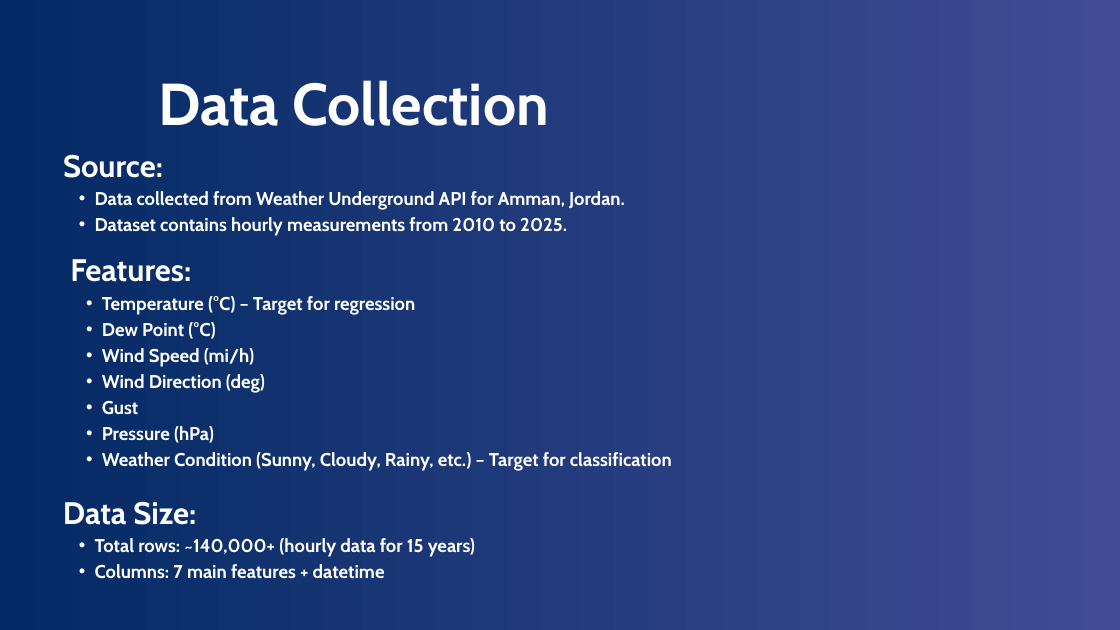
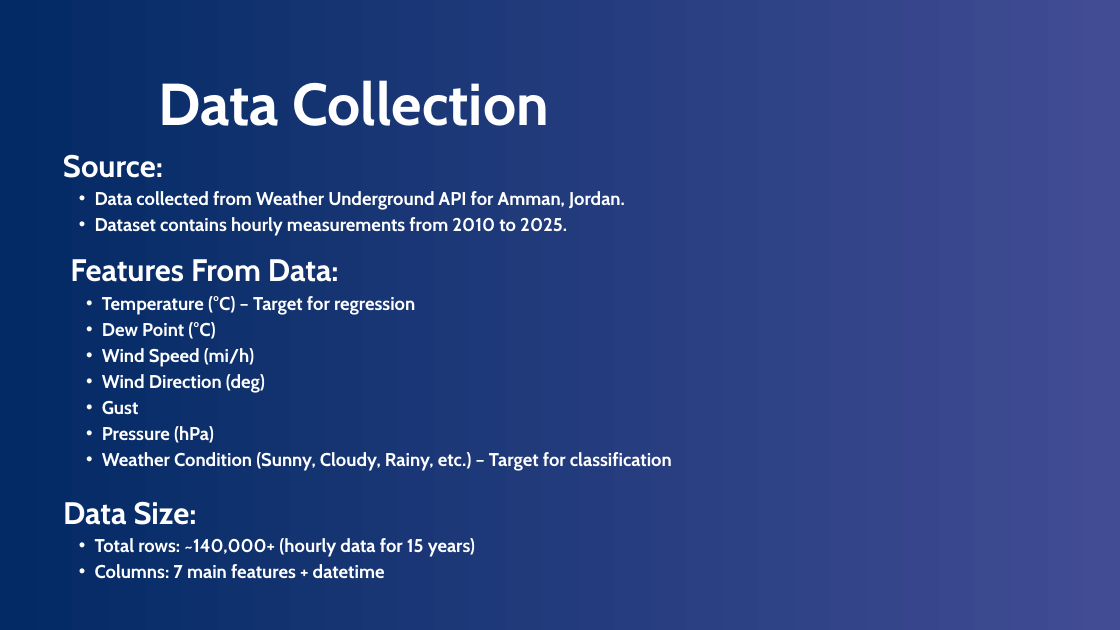
Before and after one commit to Basel-Aldwairi/Temperature_TSA, a slide deck: slide 4 of Report/Temperature Prediction Using Time-Series and Machine Learning Models.pptx. Drawn at 1120x630 pixels with LibreOffice and Linux fonts; fonts in the diff are those of the drawing. Boxes give left, top, right and bottom in pixels: in the first picture for what was removed or moved away, otherwise in the second. Text is boxed around its words. In the diff, an @@ line names an element or a change of style, - is before the commit and + after.

```diff
--- a/Report/Temperature Prediction Using Time-Series and Machine Learning Models.pptx
+++ b/Report/Temperature Prediction Using Time-Series and Machine Learning Models.pptx
@@ text at (70,259,339,282): text changed @@
-Features:
+Features From Data:
```
Also in this commit, not shown: 5 other slides changed, 4 other files.
